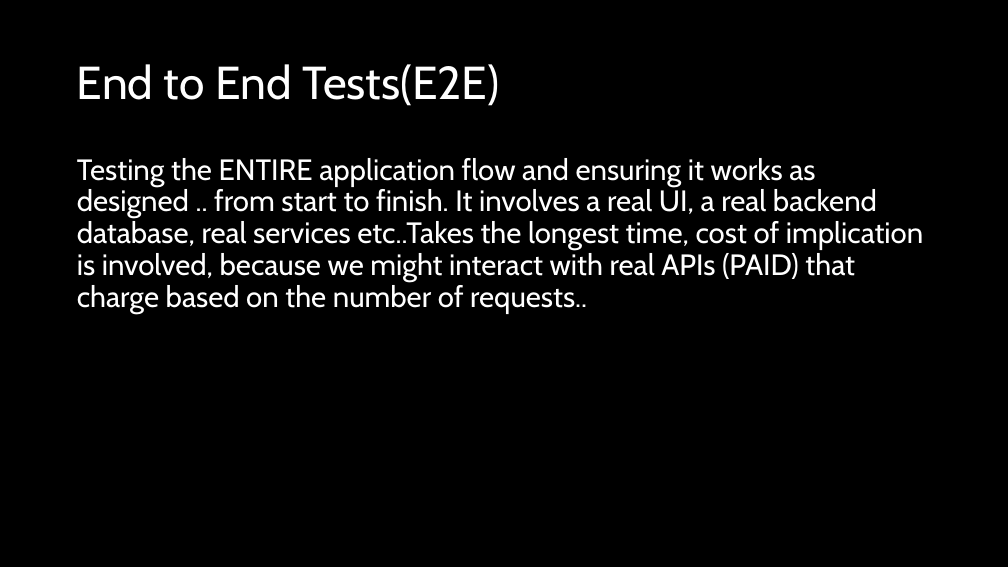
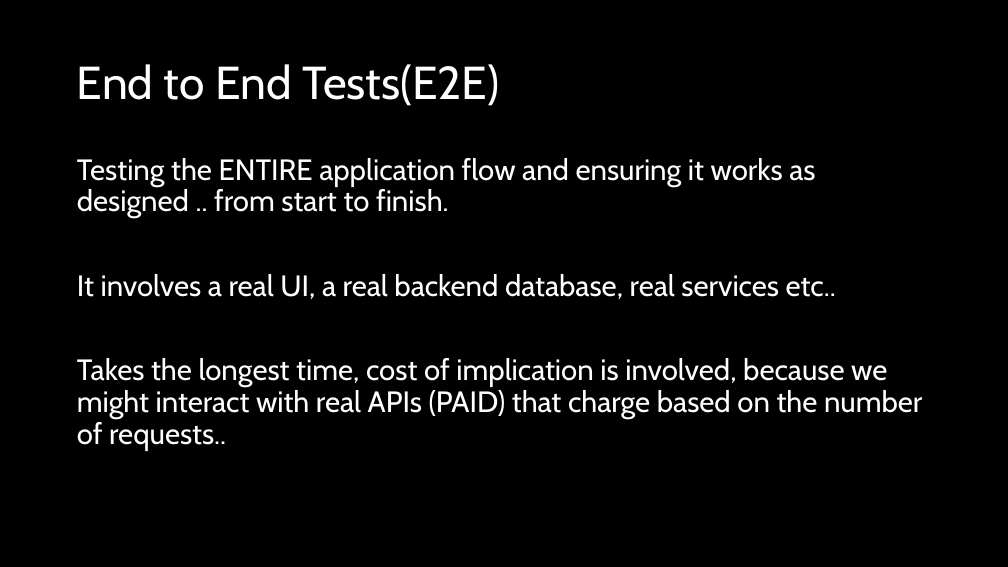
Before and after one commit to natiquekeyin/fall2024, a slide deck: slide 12 of JavaScript/Week12/Week12.pptx. Drawn at 1008x567 pixels with LibreOffice and Linux fonts; fonts in the diff are those of the drawing. Boxes give left, top, right and bottom in pixels: in the first picture for what was removed or moved away, otherwise in the second. Text is boxed around its words. In the diff, an @@ line names an element or a change of style, - is before the commit and + after.

Commit message:
testingStart

```diff
--- a/JavaScript/Week12/Week12.pptx
+++ b/JavaScript/Week12/Week12.pptx
@@ text at bbox=[77, 158, 922, 451]: text changed @@
-Testing the ENTIRE application flow and ensuring it works as designed .. from start to finish. It involves a real UI, a real backend database, real services etc..Takes the longest time, cost of implication is involved, because we might interact with real APIs (PAID) that charge based on the number of requests..
+Testing the ENTIRE application flow and ensuring it works as designed .. from start to finish.
+It involves a real UI, a real backend database, real services etc..
+Takes the longest time, cost of implication is involved, because we might interact with real APIs (PAID) that charge based on the number of requests..
```
Also in this commit, not shown: 3 other slides changed, 2 other files.
